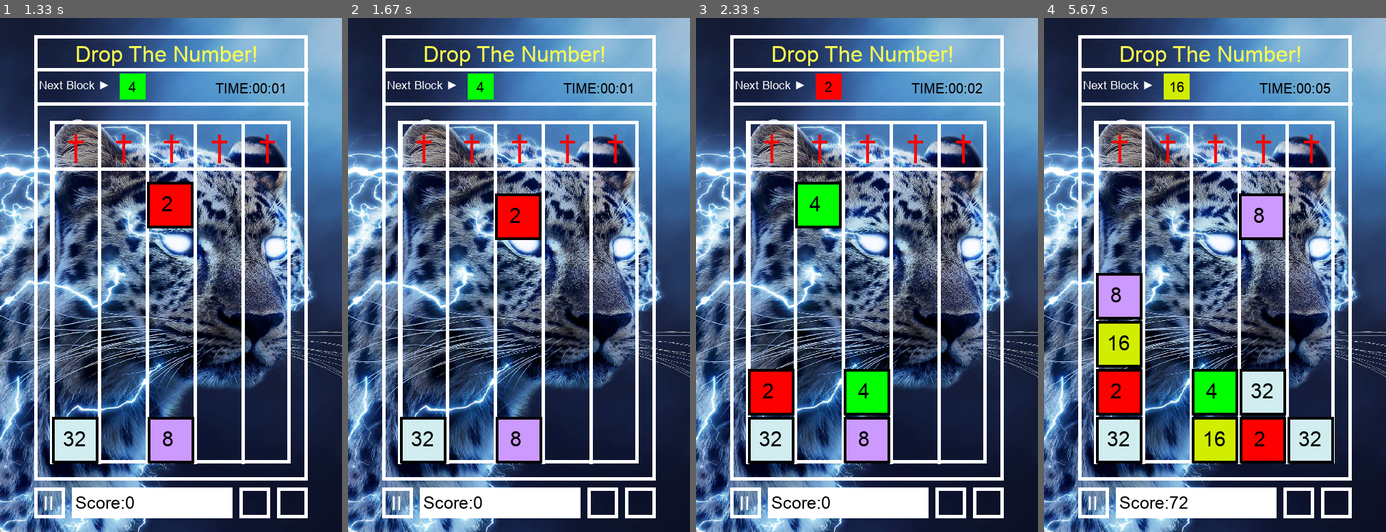
Above: before the commit, frames 1-4 (left to right).
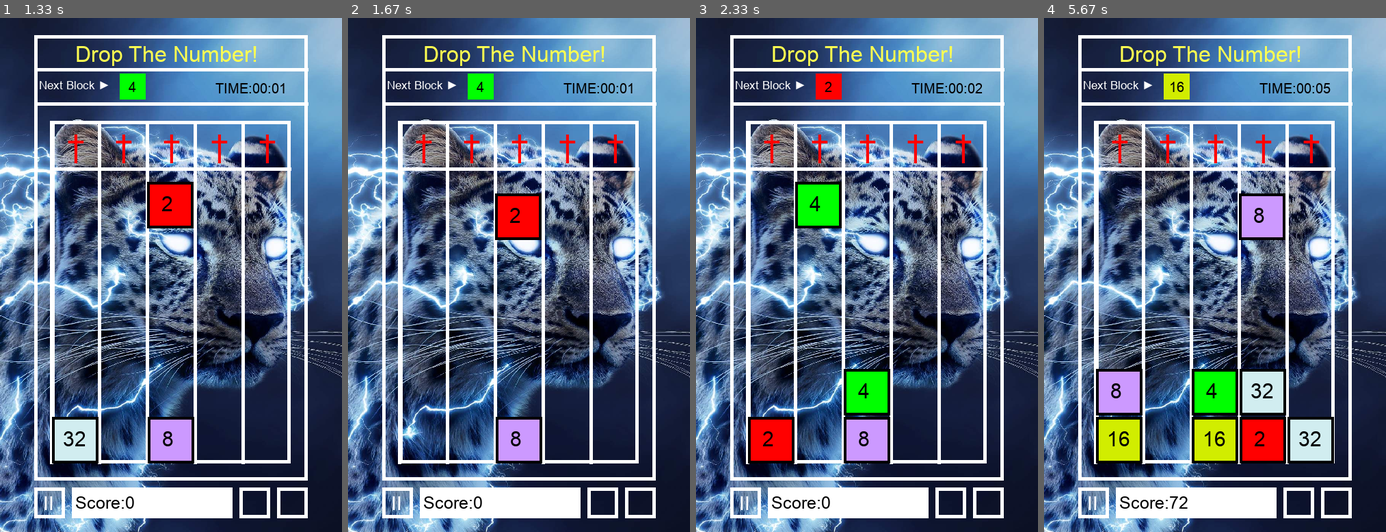
Above: after the commit, the same moments.

Repository: Allen-wa-ng/09170134githw1
Game: pygame game, started from game-lu.py
The game is run twice, just before and just after one commit, with the same random seed, the same clock (stepped at 60 frames per second) and the same inputs.
Inputs (mouse positions are in pixels of both pictures, inside the frame that each line leads up to):
- Up to frame 1 (1.33 s): click (253, 501) at 0.38 s; click (171, 310) at 0.72 s; click (64, 197) at 1.05 s
- Up to frame 2 (1.67 s): click (601, 501) at 1.38 s
- Up to frame 3 (2.33 s): click (784, 172) at 1.72 s; click (849, 408) at 2.05 s
- Up to frame 4 (5.67 s): click (1204, 187) at 2.38 s; click (1283, 233) at 2.72 s; click (1303, 228) at 3.05 s; click (1321, 264) at 3.38 s; click (1286, 182) at 3.72 s; click (1115, 177) at 4.05 s; click (1228, 254) at 4.38 s; click (1115, 244) at 4.72 s; click (1307, 331) at 5.05 s; click (1297, 501) at 5.38 s

Frame 1 is identical in both runs. In frame 2, 1.2% of the frame differs, in the area x 15-29%, y 77-87%; in frame 3, 2.2%; in frame 4, 4.3%, in the area x 15-29%, y 49-87%.

Commit message:
add super power

Diff:
--- a/game-lu.py
+++ b/game-lu.py
@@ -371,7 +371,7 @@
                 else:
                     hs.write(str(highest))
                 hs.close()
-                hs = open("score.txt","r+")
+                hs = open("score.txt","w+")
 
 
         # Draw
@@ -404,7 +404,7 @@
             pygame.quit()
             quit()
         if event.type==pygame.MOUSEBUTTONDOWN:
-            #print(pygame.mouse.get_pos())
+            print(pygame.mouse.get_pos())
             mouseX = pygame.mouse.get_pos()[0]
             mouseY = pygame.mouse.get_pos()[1]
             # Restart button
@@ -427,3 +427,12 @@
                 x_axis = 76+70*track
                 max_y_axis = 582-70*(len(blocks[track]))
                 blockAppend()
+            elif mouseX in range(348,395) and mouseY in range(685,729):
+                try:
+                    for i in range(0,5):
+                        del blocks[i][0]
+                        for j in range(len(blocks[i])):
+                            blocks[i][j][2]+=70
+                            print("dropped")
+                except IndexError:
+                    pass
--- a/score.txt
+++ /dev/null
@@ -1 +0,0 @@
-22352
